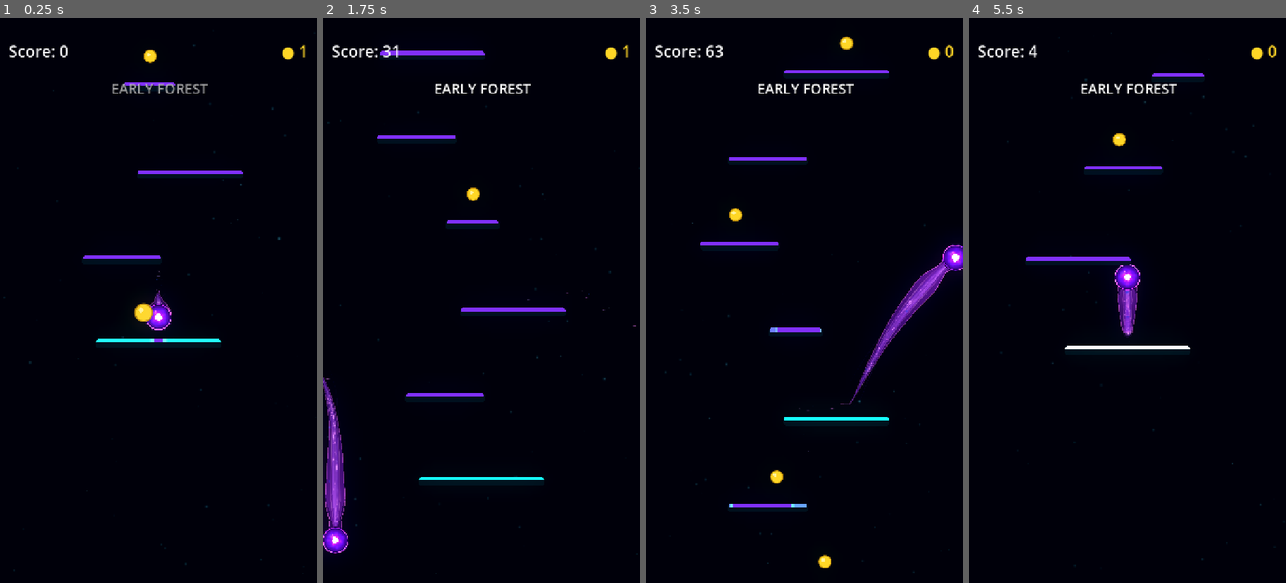
Above: before the commit, frames 1-4 (left to right).
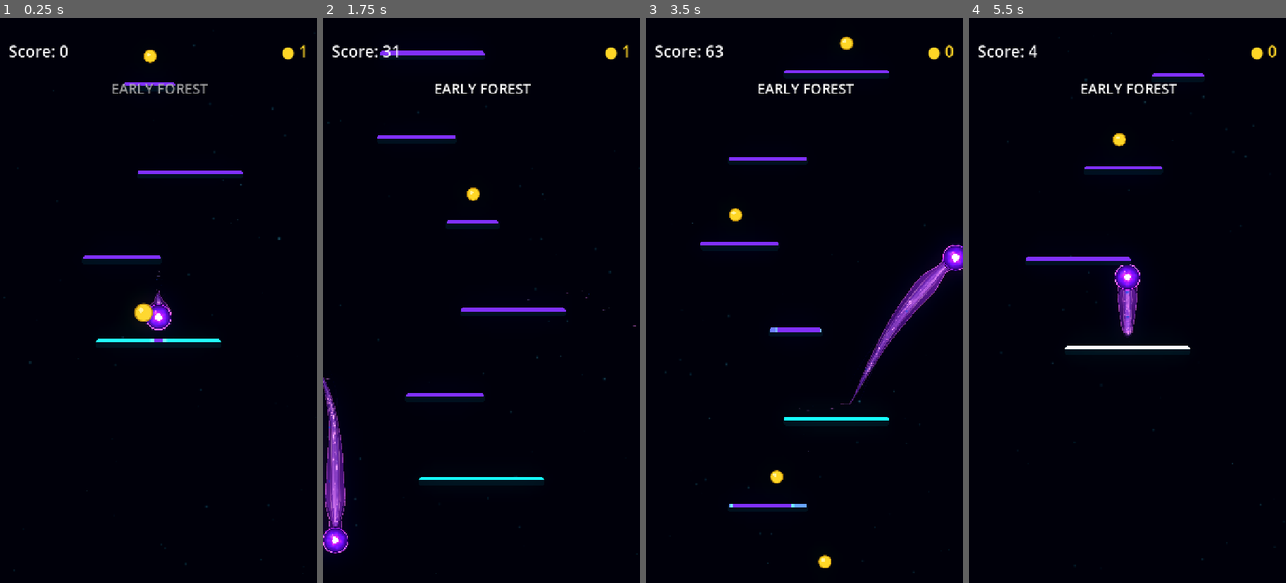
Above: after the commit, the same moments.

Repository: Kryodo/TowerJump
Game: Godot game, scene res://scenes/main.tscn
Same seed, same stepped clock (60 frames per second), same inputs: the game is played once before the commit and once after it.
Inputs (mouse positions are in pixels of both pictures, inside the frame that each line leads up to):
- Up to frame 1 (0.25 s): no input
- Up to frame 2 (1.75 s): move the mouse to (551, 272) at 0.52 s; hold Right (ui_right) 0.53-1.25 s; click (551, 272) at 0.67 s; drag from (418, 328) to (471, 193) at 1.27 s
- Up to frame 3 (3.5 s): click "Nochmal spielen" at 2 s; move the mouse to (836, 176) at 2.77 s; hold Right (ui_right) from 2.78 s (still down)
- Up to frame 4 (5.5 s): release Right (ui_right) at 3.5 s; drag from (1111, 413) to (1057, 215) at 3.52 s; move the mouse to (1222, 385) at 4.27 s; hold Left (ui_left) 4.28-5 s; click "Nochmal spielen" at 5 s

The runs differ from the first frame. In frame 1, less than 0.1% of the frame differs, in the area x 49-51%, y 50-51%; in frame 2, less than 0.1%, in the area x 1-5%, y 67-90%; in frame 3, less than 0.1%; in frame 4, less than 0.1%.

Commit message:
Restore energy detail visibility over the unified comet contour

Diff:
--- a/scenes/ball.tscn
+++ b/scenes/ball.tscn
@@ -206,7 +206,7 @@
 
 [node name="UnifiedCometShape" type="Polygon2D" parent="TrailVisual" unique_id=1770062203]
 material = SubResource("ShaderMaterial_unified_comet")
-z_index = 1
+z_index = -1
 
 [node name="UnifiedCometContour" type="Line2D" parent="TrailVisual" unique_id=1770062204]
 z_index = 1
@@ -227,6 +227,7 @@
 antialiased = true
 
 [node name="WispLeft" type="Line2D" parent="TrailVisual" unique_id=1841021001]
+z_index = 1
 width = 6.0
 width_curve = SubResource("Curve_4dx81")
 gradient = SubResource("Gradient_wisp_left")
@@ -236,6 +237,7 @@
 antialiased = true
 
 [node name="WispRight" type="Line2D" parent="TrailVisual" unique_id=1841021002]
+z_index = 1
 width = 4.0
 width_curve = SubResource("Curve_4dx81")
 gradient = SubResource("Gradient_wisp_right")
@@ -255,6 +257,7 @@
 antialiased = true
 
 [node name="TrailParticles" type="GPUParticles2D" parent="TrailVisual" unique_id=2074338206]
+z_index = 1
 amount = 10
 texture = ExtResource("4_jj7gd")
 lifetime = 1.25
@@ -262,6 +265,7 @@
 process_material = SubResource("ParticleProcessMaterial_fwo8l")
 
 [node name="TrailDiamonds" type="GPUParticles2D" parent="TrailVisual" unique_id=1841021003]
+z_index = 1
 scale = Vector2(1.12, 1.12)
 amount = 12
 texture = SubResource("AtlasTexture_ball_diamond")
@@ -269,6 +273,7 @@
 process_material = SubResource("ParticleProcessMaterial_comet_fragments")
 
 [node name="TrailSquares" type="GPUParticles2D" parent="TrailVisual" unique_id=1841021004]
+z_index = 1
 amount = 9
 texture = SubResource("AtlasTexture_ball_square")
 lifetime = 0.95
@@ -276,6 +281,7 @@
 process_material = SubResource("ParticleProcessMaterial_comet_fragments")
 
 [node name="TrailShards" type="GPUParticles2D" parent="TrailVisual" unique_id=1841021005]
+z_index = 1
 scale = Vector2(1.12, 1.12)
 texture = SubResource("AtlasTexture_ball_shard")
 lifetime = 0.85
